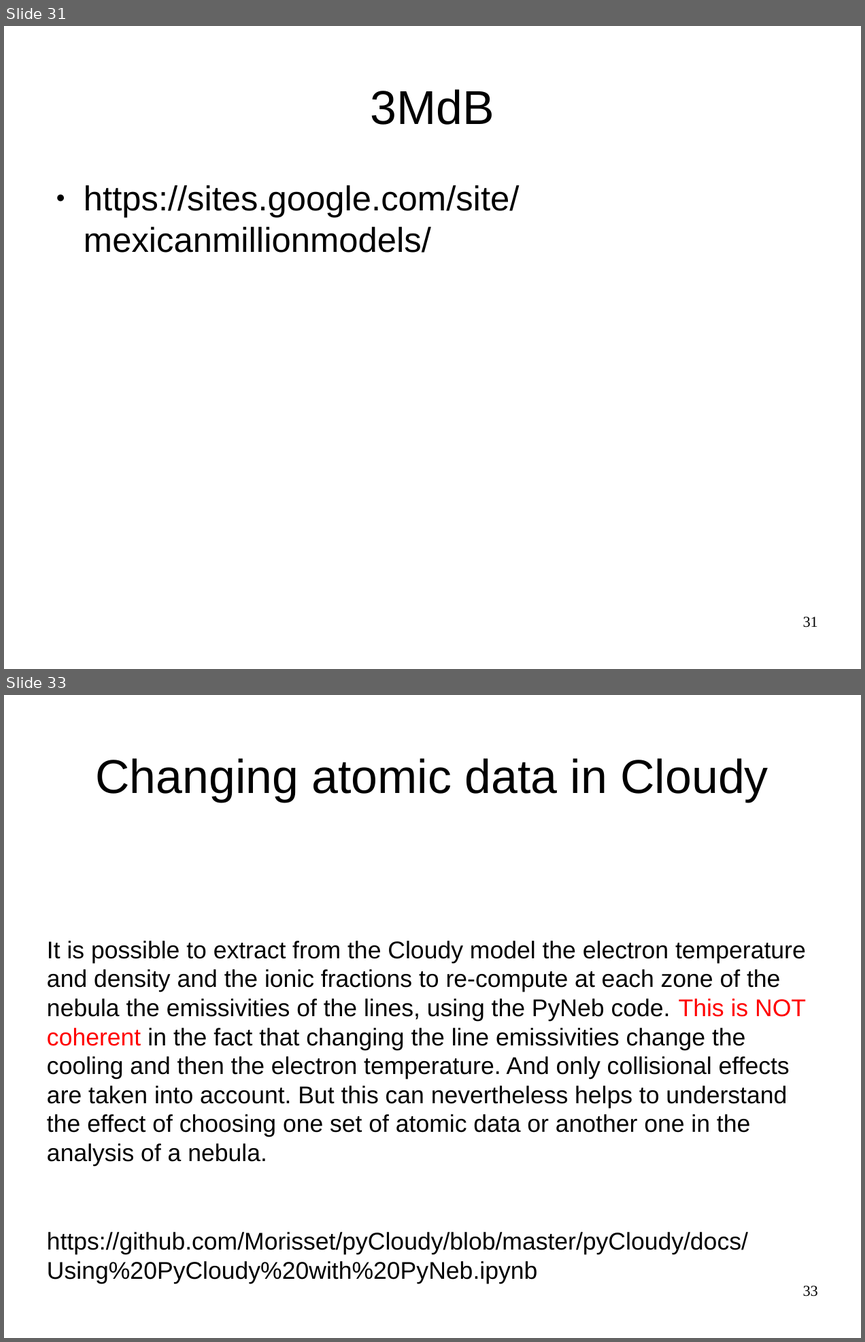
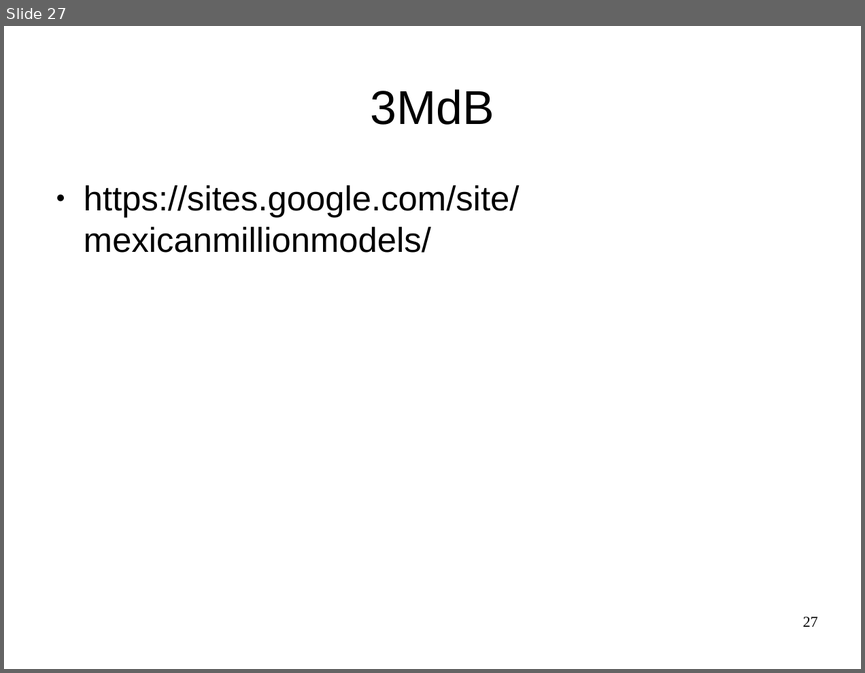
Before and after one commit to Morisset/Cloudy_Summer_School, a slide deck: pyCloudy.odp. Shown one above the other, each under a label of ours: slides 31 and 33 before the commit, slide 27 after it; the slides between them are not shown. The pictures are 865x1342 and 865x673 pixels, drawn with LibreOffice and Linux fonts; fonts in the diff are those of the drawing. Boxes give left, top, right and bottom in pixels: in the first picture for what was removed or moved away, otherwise in the second. Text is boxed around its words. In the diff, an @@ line names an element or a change of style, - is before the commit and + after.

```diff
--- a/pyCloudy.odp
+++ b/pyCloudy.odp
@@ slide 33 removed at (4,695,861,1338), background #FFFFFF @@
@@ title removed at (95,758,768,802) @@
-Changing atomic data in Cloudy
@@ text removed at (47,940,806,1283) @@
-It is possible to extract from the Cloudy model the electron temperature and density and the ionic fractions to re-compute at each zone of the nebula the emissivities of the lines, using the PyNeb code. This is NOT coherent in the fact that changing the line emissivities change the cooling and then the electron temperature. And only collisional effects are taken into account. But this can nevertheless helps to understand the effect of choosing one set of atomic data or another one in the analysis of a nebula.
-https://github.com/Morisset/pyCloudy/blob/master/pyCloudy/docs/Using%20PyCloudy%20with%20PyNeb.ipynb
@@ page number removed at (803,1285,818,1296) @@
-33
@@ what was slide 31 is now slide 27 @@
@@ page number at (803,616,818,626): text changed @@
-31
+27
```
Also in this commit, not shown: 3 slides changed, 1 slide added, 6 other slides removed, 2 other files.
